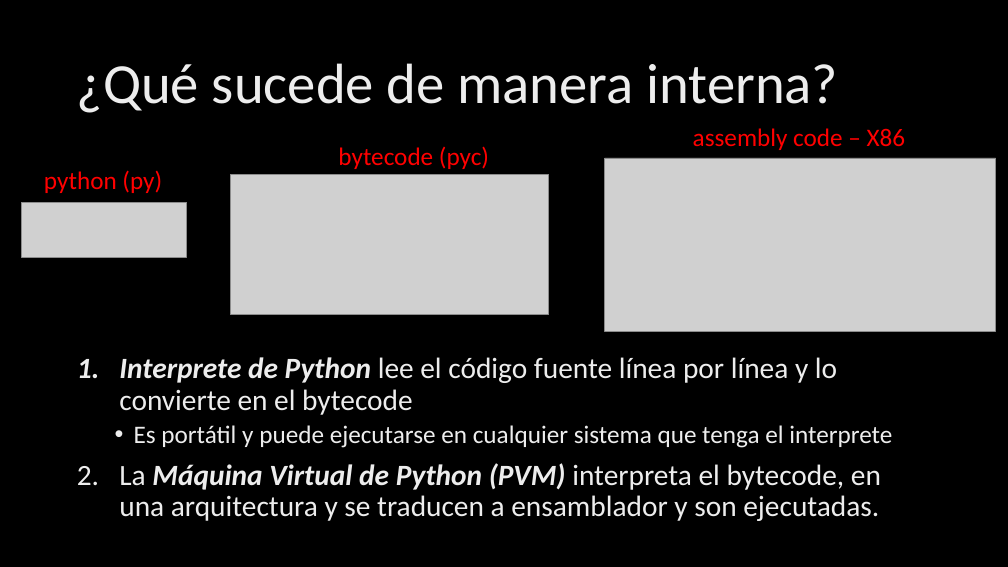
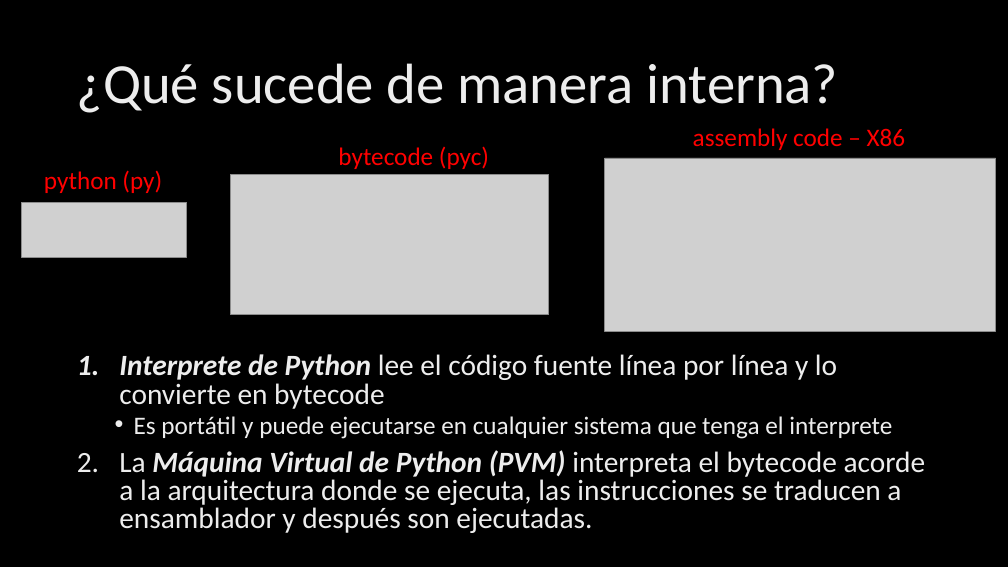
Before and after one commit to franvazgom/DAW-python, a slide deck: slide 6 of Docs/02_Intro.pptx. Drawn at 1008x567 pixels with LibreOffice and Linux fonts; fonts in the diff are those of the drawing; grey boxes stand for pictures; background and template pictures are left out. Boxes give left, top, right and bottom in pixels: in the first picture for what was removed or moved away, otherwise in the second. Text is boxed around its words. In the diff, an @@ line names an element or a change of style, - is before the commit and + after.

Commit message:
Sintaxis python added

```diff
--- a/Docs/02_Intro.pptx
+++ b/Docs/02_Intro.pptx
@@ text at (x1=119, y1=354, x2=837, y2=409): text changed @@
-1. Interprete de Python lee el código fuente línea por línea y lo convierte en el bytecode
+1. Interprete de Python lee el código fuente línea por línea y lo convierte en bytecode
@@ text at (x1=134, y1=416, x2=892, y2=439): line spacing 0.9 to 0.8 @@
@@ text at (x1=119, y1=450, x2=926, y2=533): text changed @@
-2. La Máquina Virtual de Python (PVM) interpreta el bytecode, en una arquitectura y se traducen a ensamblador y son ejecutadas.
+2. La Máquina Virtual de Python (PVM) interpreta el bytecode acorde a la arquitectura donde se ejecuta, las instrucciones se traducen a ensamblador y después son ejecutadas.
```
Also in this commit, not shown: 4 other slides changed, 3 other files.
